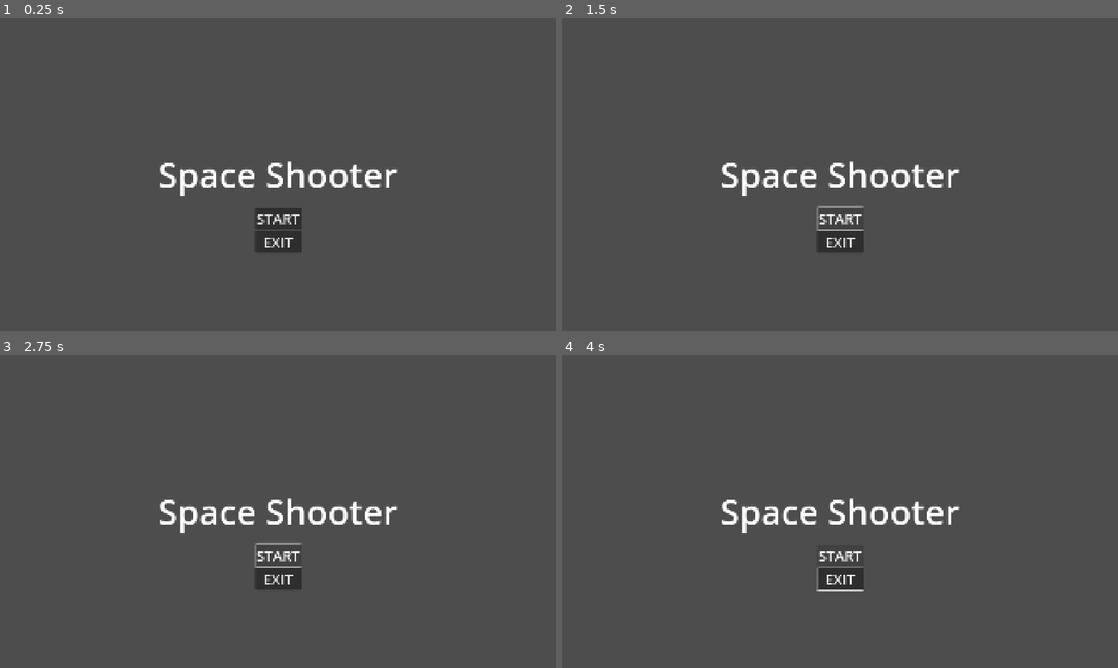
Above: before the commit, frames 1-4 (two rows, left to right).
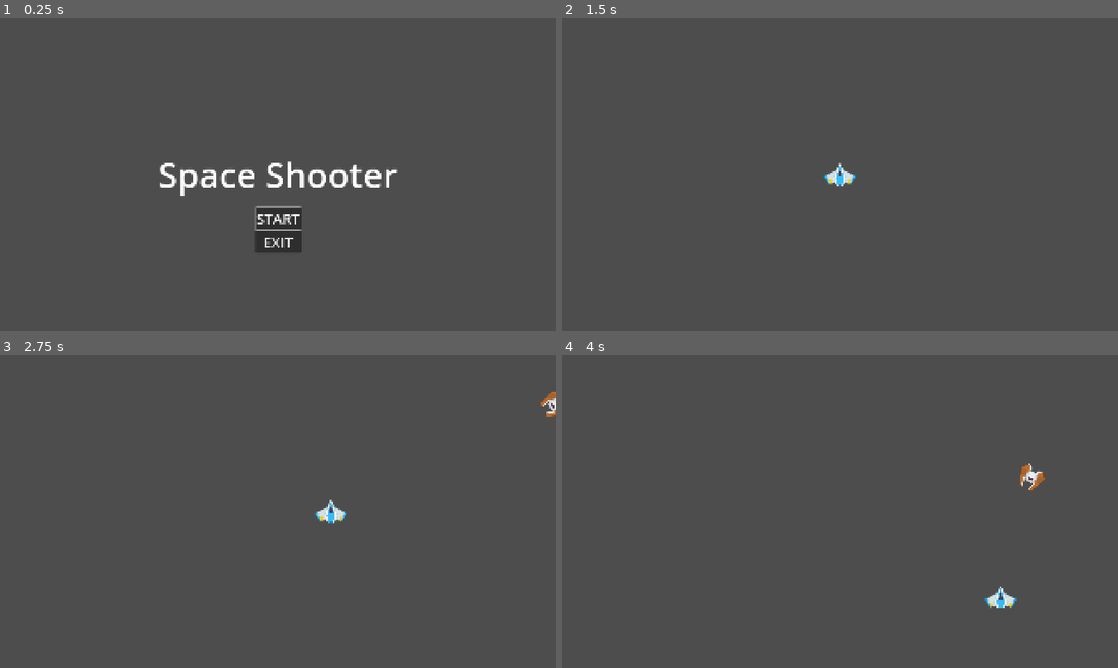
Above: after the commit, the same moments.

Repository: toburau/Space-Shooter
Game: Godot game, scene res://title_screen.tscn
The game is run twice, just before and just after one commit, with the same random seed, the same clock (stepped at 60 frames per second) and the same inputs.
Inputs (mouse positions are in pixels of both pictures, inside the frame that each line leads up to):
- Up to frame 1 (0.25 s): no input
- Up to frame 2 (1.5 s): click "START" at 0.5 s; click (840, 218) at 1.25 s, where only the run before the commit has a clickable "START"
- Up to frame 3 (2.75 s): tap Enter at 2 s; hold Right (move_right) from 2.03 s (still down)
- Up to frame 4 (4 s): release Right (move_right) at 2.78 s; hold Down (move_down) 2.78-3.53 s; hold Right (move_right) from 3.53 s (still down)

The runs differ from the first frame. In frame 1, 0.1% of the frame differs, in the area x 45-55%, y 60-68%; in frame 2, 2.2%; in frame 3, 2.4%; in frame 4, 2.6%, in the area x 28-87%, y 34-81%.

Commit message:
select title menu

Diff:
--- a/project.godot
+++ b/project.godot
@@ -23,6 +23,14 @@
 
 [input]
 
+ui_accept={
+"deadzone": 0.5,
+"events": [Object(InputEventKey,"resource_local_to_scene":false,"resource_name":"","device":0,"window_id":0,"alt_pressed":false,"shift_pressed":false,"ctrl_pressed":false,"meta_pressed":false,"pressed":false,"keycode":4194309,"physical_keycode":0,"key_label":0,"unicode":0,"location":0,"echo":false,"script":null)
+, Object(InputEventKey,"resource_local_to_scene":false,"resource_name":"","device":0,"window_id":0,"alt_pressed":false,"shift_pressed":false,"ctrl_pressed":false,"meta_pressed":false,"pressed":false,"keycode":4194310,"physical_keycode":0,"key_label":0,"unicode":0,"location":0,"echo":false,"script":null)
+, Object(InputEventKey,"resource_local_to_scene":false,"resource_name":"","device":0,"window_id":0,"alt_pressed":false,"shift_pressed":false,"ctrl_pressed":false,"meta_pressed":false,"pressed":false,"keycode":32,"physical_keycode":0,"key_label":0,"unicode":32,"location":0,"echo":false,"script":null)
+, Object(InputEventJoypadButton,"resource_local_to_scene":false,"resource_name":"","device":-1,"button_index":0,"pressure":0.0,"pressed":true,"script":null)
+]
+}
 move_up={
 "deadzone": 0.2,
 "events": [Object(InputEventKey,"resource_local_to_scene":false,"resource_name":"","device":0,"window_id":0,"alt_presse …(194 unchanged characters)…
--- /dev/null
+++ b/title_screen.gd
@@ -0,0 +1,17 @@
+extends Control
+
+
+# Called when the node enters the scene tree for the first time.
+func _ready() -> void:
+	$VBoxContainer/ButtonStart.grab_focus()
+
+# Called every frame. 'delta' is the elapsed time since the previous frame.
+func _process(delta: float) -> void:
+	pass
+
+
+func _on_button_start_pressed() -> void:
+	get_tree().change_scene_to_file("res://stage.tscn")
+
+func _on_button_exit_pressed() -> void:
+	get_tree().quit()
--- a/title_screen.tscn
+++ b/title_screen.tscn
@@ -1,4 +1,6 @@
-[gd_scene format=3 uid="uid://dvqi014rresns"]
+[gd_scene load_steps=2 format=3 uid="uid://dvqi014rresns"]
+
+[ext_resource type="Script" uid="uid://b4dut0jndocs4" path="res://title_screen.gd" id="1_v6p8y"]
 
 [node name="TitleScreen" type="Control"]
 layout_mode = 3
@@ -7,6 +9,7 @@
 anchor_bottom = 1.0
 grow_horizontal = 2
 grow_vertical = 2
+script = ExtResource("1_v6p8y")
 
 [node name="Label" type="Label" parent="."]
 layout_mode = 1
@@ -58,3 +61,6 @@
 layout_mode = 2
 theme_override_font_sizes/font_size = 50
 text = "EXIT"
+
+[connection signal="pressed" from="VBoxContainer/ButtonStart" to="." method="_on_button_start_pressed"]
+[connection signal="pressed" from="VBoxContainer/ButtonExit" to="." method="_on_button_exit_pressed"]
Not shown, added: title_screen.gd.uid
Not shown, changed: README.md
